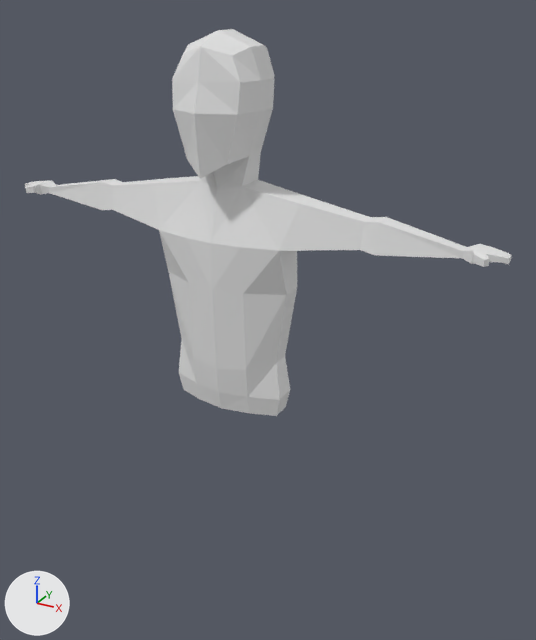
Before and after pictures for a commit that changed the Blender file low poly character.blend.
Both versions are drawn from a 50 mm lens placed at (9.54, -15.36, 2.09), pointed at (0.72, 0.68, -5.93). The axes (+X, +Y, +Z) are drawn at lower left. The lights are the same throughout.
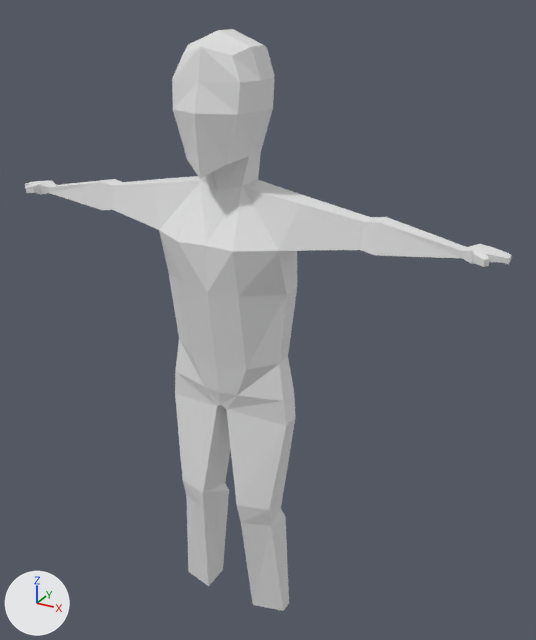
Commit message: create leg

Boxes (x1, y1, x2, y2) around the edits, measured in the pictures (536 x 640 px):
'Cube', reshaped (50% taller)
    before: (24, 29, 512, 416)
    after: (24, 29, 512, 611)
part 1 of me_cube_001, built on
    before: (153, 181, 300, 415)
    after: (153, 181, 300, 611)

Diff of the bpy script that builds the scene:
```diff
--- a/low poly character.blend.py
+++ b/low poly character.blend.py
@@ me_cube_001 @@
 # used by ob_cube; location = (0.0, 0.0, 0.0)
-me_cube_001.from_pydata(...)  # 100 vertices, 87 faces; spans x 0.0..6.86, y -1.39..1.08, z -8.18..1.35
+me_cube_001.from_pydata(...)  # 112 vertices, 99 faces; spans x 0.0..6.86, y -1.39..1.08, z -14.96..1.35
+# me_cube_001 part 1
+# 1 face is deleted
+# 19 vertices move from x 0.0..1.61, y -0.9..0.73, z -8.18..-3.45 to x 0.0..1.8, y -1.17..0.87, z -8.4..-3.45
+# 12 vertices are added at x 0.46..1.73, y -0.87..0.41, z -14.96..-11.04
+# 13 new faces join them
```
